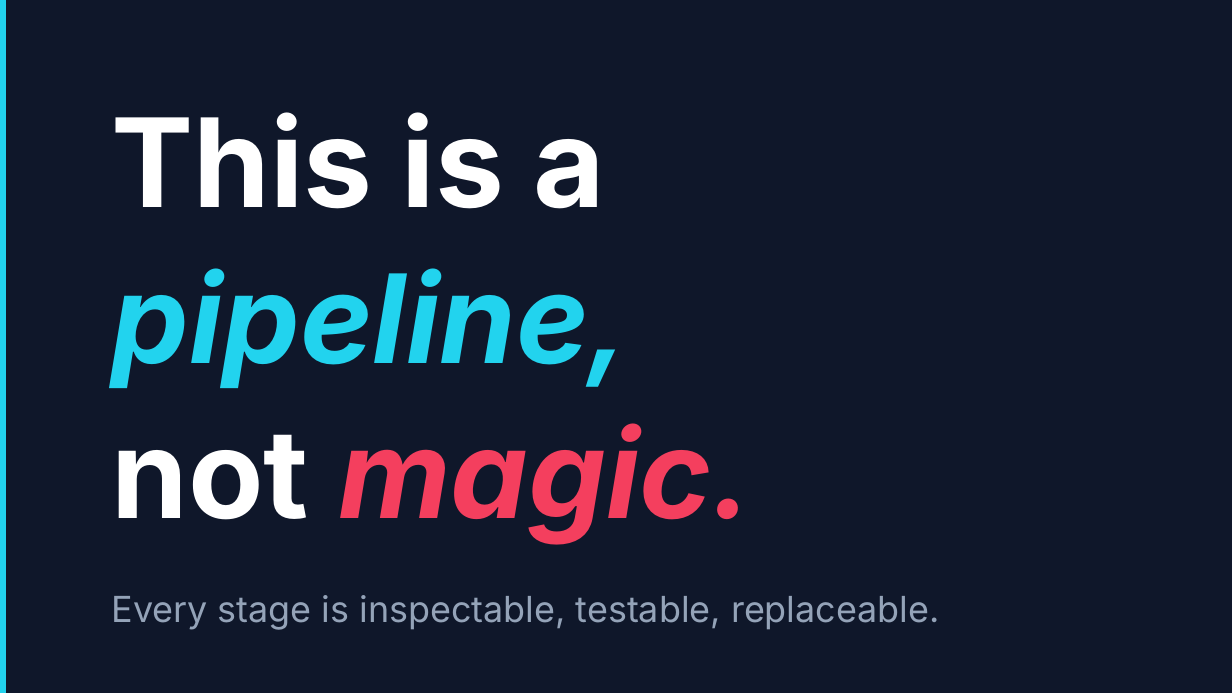
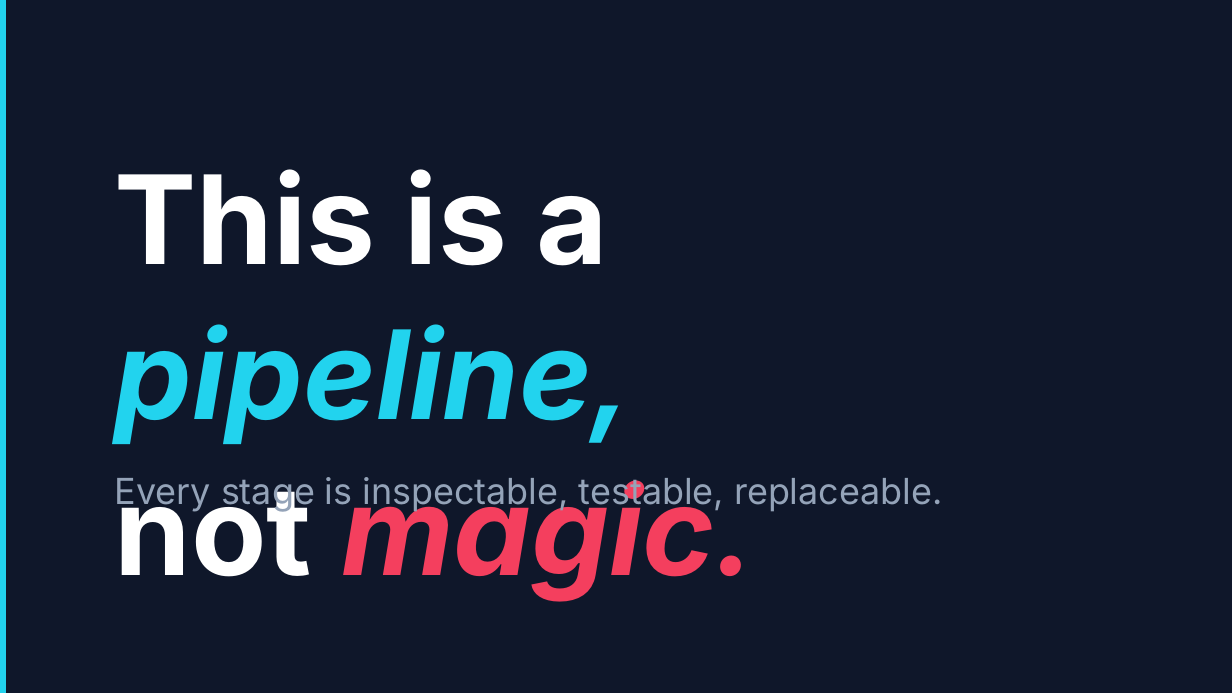
Before and after one commit to ebicoglu/chat-with-your-data-conference, a slide deck: slide 12 of Presentation.pptx. Drawn at 1232x693 pixels with LibreOffice and Linux fonts; fonts in the diff are those of the drawing; background and template pictures are left out. Boxes give left, top, right and bottom in pixels: in the first picture for what was removed or moved away, otherwise in the second. Text is boxed around its words. In the diff, an @@ line names an element or a change of style, - is before the commit and + after.

```diff
--- a/Presentation.pptx
+++ b/Presentation.pptx
@@ text "This is a pipeline," moved from (x1=112, y1=112, x2=752, y2=544) to (x1=115, y1=169, x2=755, y2=601) @@
@@ text "Every stage is inspectable, testable, ..." moved from (x1=112, y1=595, x2=939, y2=630) to (x1=115, y1=477, x2=942, y2=512) @@
```
Also in this commit, not shown: 19 other slides changed.
